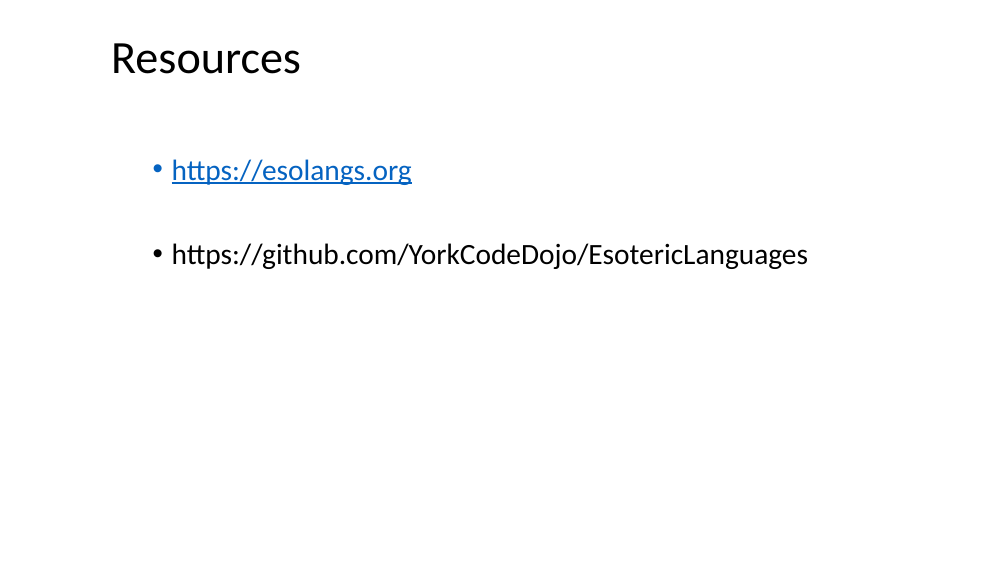
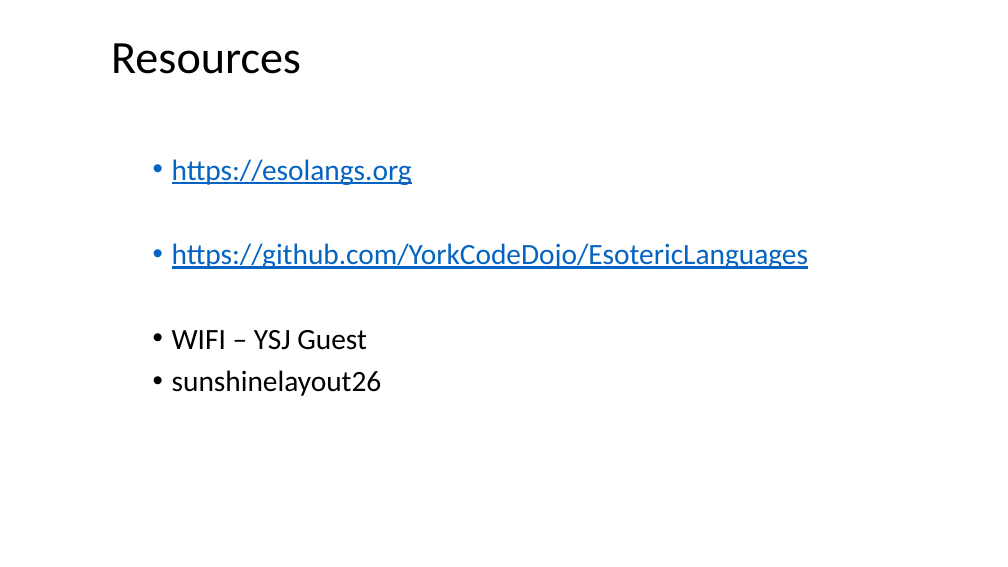
Before and after one commit to YorkCodeDojo/EsotericLanguages, a slide deck: slide 10 of York Code Dojo - Esoteric Languages.pptx. Drawn at 1008x567 pixels with LibreOffice and Linux fonts; fonts in the diff are those of the drawing; background and template pictures are left out. Boxes give left, top, right and bottom in pixels: in the first picture for what was removed or moved away, otherwise in the second. Text is boxed around its words. In the diff, an @@ line names an element or a change of style, - is before the commit and + after.

```diff
--- a/York Code Dojo - Esoteric Languages.pptx
+++ b/York Code Dojo - Esoteric Languages.pptx
@@ text at (172,243,808,269): text colour #000000 to #0563C1, underline on in "https://github.com/YorkCodeDojo/EsotericLanguages" @@
@@ text at (172,330,382,396): paragraphs added @@
+• WIFI – YSJ Guest
+• sunshinelayout26
```
Also in this commit, not shown: 1 other file.
